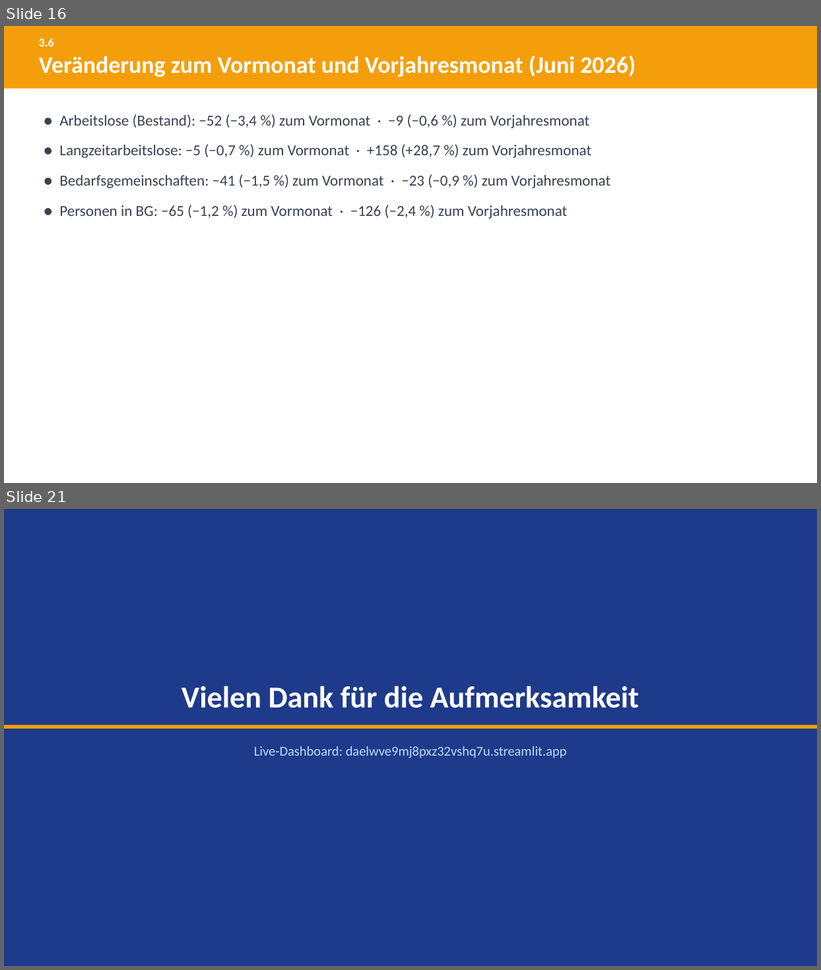
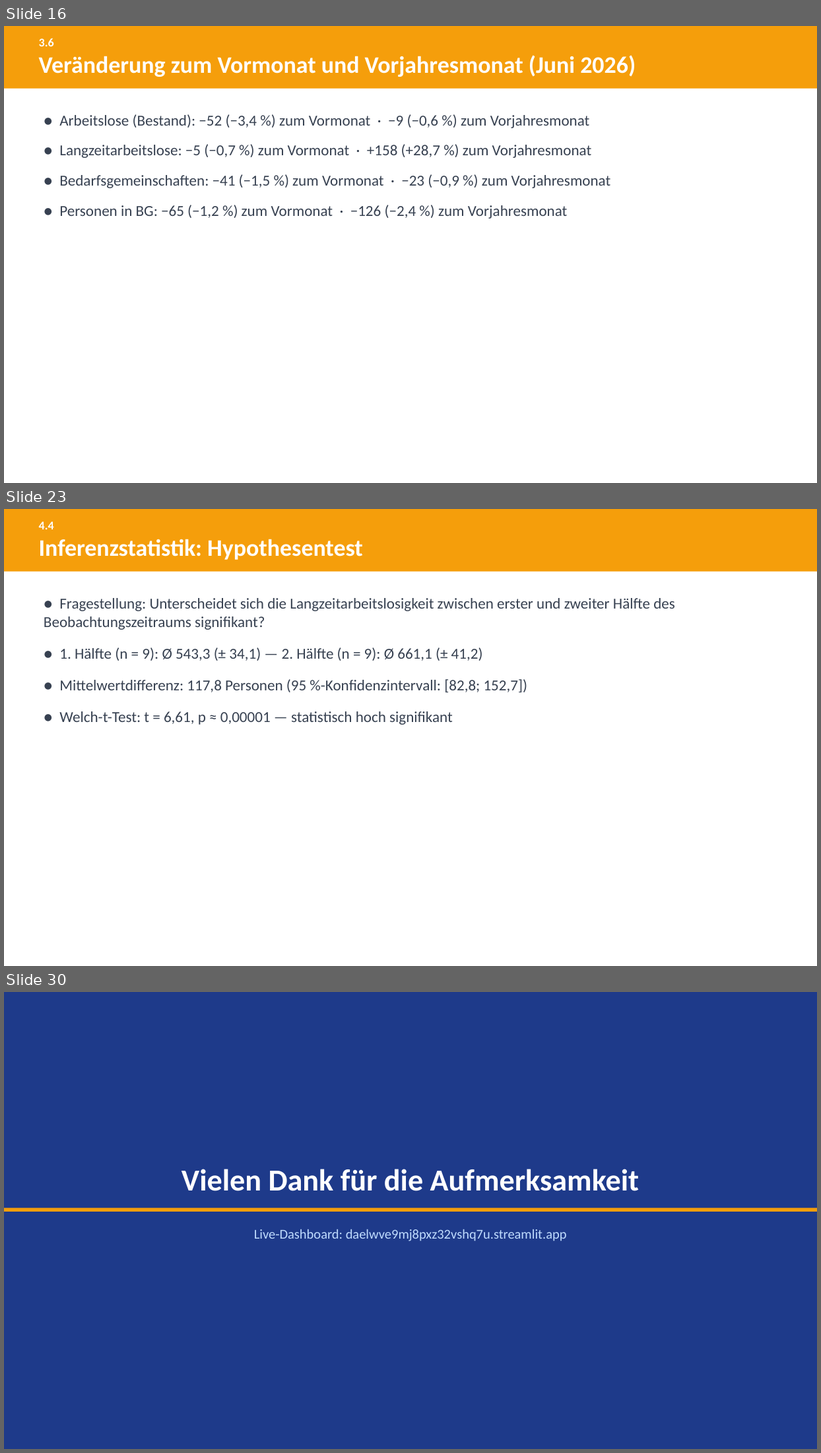
Before and after one commit to eufunk/arbeitsmarkt-regensburg, a slide deck: Dok/Projektpraesentation.pptx. Shown one above the other, each under a label of ours: slides 16 and 21 before the commit, slides 16, 23 and 30 after it; the slides between them are not shown. The pictures are 821x970 and 821x1453 pixels, drawn with LibreOffice and Linux fonts; fonts in the diff are those of the drawing. Boxes give left, top, right and bottom in pixels: in the first picture for what was removed or moved away, otherwise in the second. Text is boxed around its words. In the diff, an @@ line names an element or a change of style, - is before the commit and + after.

```diff
--- a/Dok/Projektpraesentation.pptx
+++ b/Dok/Projektpraesentation.pptx
@@ slide 23 added at (x1=4, y1=509, x2=817, y2=966), background #FFFFFF @@
@@ rectangle added at (x1=4, y1=509, x2=817, y2=571), fill #F59E0B @@
@@ text added at (x1=39, y1=522, x2=54, y2=529), 14 pt, text #FFFFFF, bold @@
+4.4
@@ text added at (x1=39, y1=539, x2=363, y2=560), 28 pt, text #FFFFFF, bold @@
+Inferenzstatistik: Hypothesentest
@@ text added at (x1=44, y1=598, x2=675, y2=725), 18 pt, text #374151 @@
+● Fragestellung: Unterscheidet sich die Langzeitarbeitslosigkeit zwischen erster und zweiter Hälfte des Beobachtungszeitraums signifikant?
+● 1. Hälfte (n = 9): Ø 543,3 (± 34,1) — 2. Hälfte (n = 9): Ø 661,1 (± 41,2)
+● Mittelwertdifferenz: 117,8 Personen (95 %-Konfidenzintervall: [82,8; 152,7])
+● Welch-t-Test: t = 6,61, p ≈ 0,00001 — statistisch hoch signifikant
@@ what was slide 21 is now slide 30 @@
```
Also in this commit, not shown: 11 slides changed, 8 other slides added, 21 other files.
